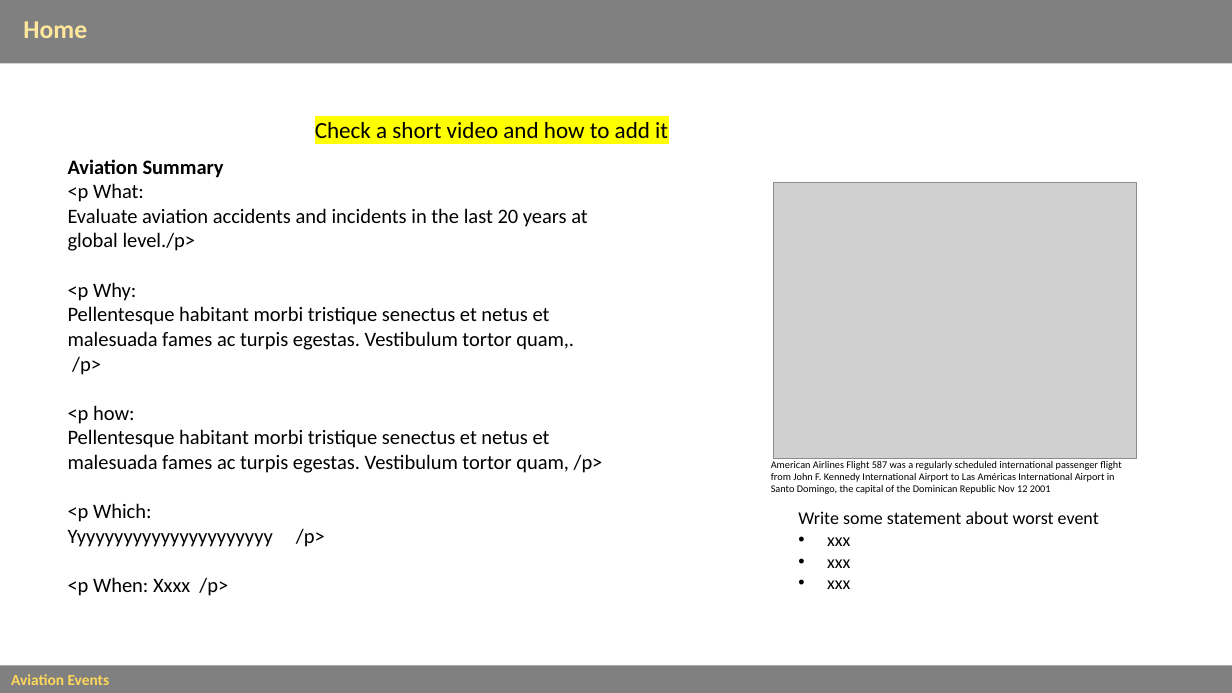
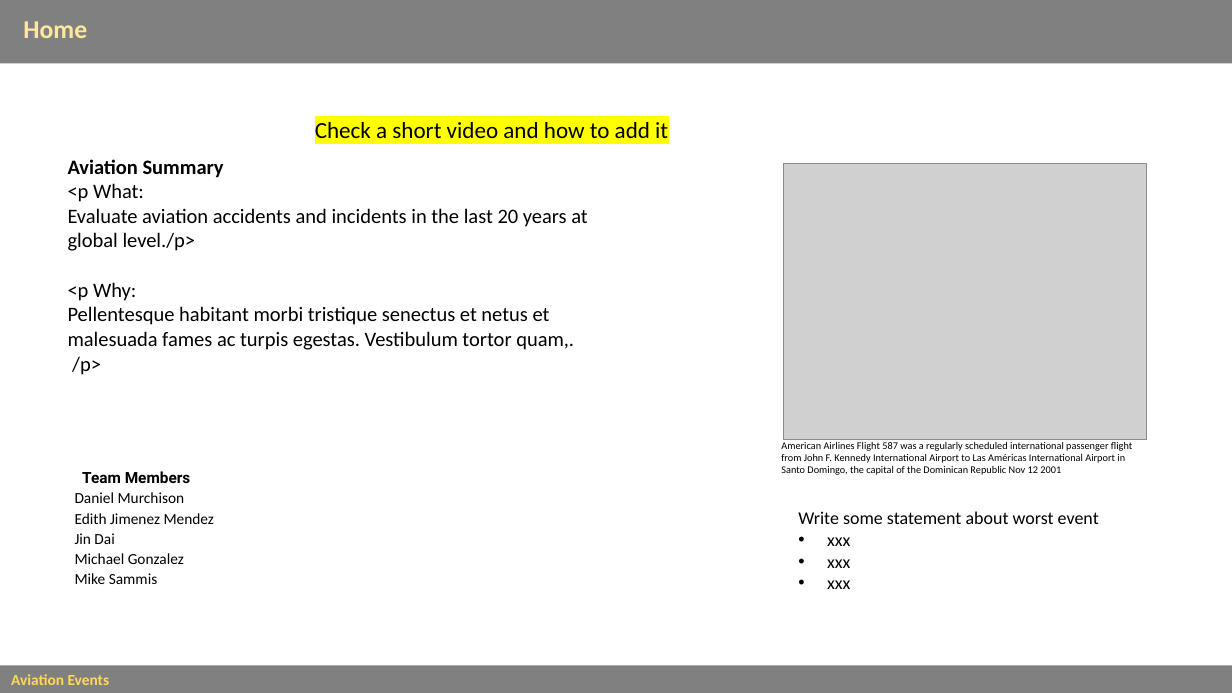
Before and after one commit to nukemecha/aviation-project, a slide deck: slide 1 of Slides/html_Aviation Events.pptx. Drawn at 1232x693 pixels with LibreOffice and Linux fonts; fonts in the diff are those of the drawing; grey boxes stand for pictures. Boxes give left, top, right and bottom in pixels: in the first picture for what was removed or moved away, otherwise in the second. Text is boxed around its words. In the diff, an @@ line names an element or a change of style, - is before the commit and + after.

```diff
--- a/Slides/html_Aviation Events.pptx
+++ b/Slides/html_Aviation Events.pptx
@@ picture: place and size @@
-picture at (774, 182, 1137, 458)
+picture at (784, 164, 1147, 440)
@@ text at (68, 405, 603, 596): paragraphs removed @@
-<p how:
-Pellentesque habitant morbi tristique senectus et netus et malesuada fames ac turpis egestas. Vestibulum tortor quam, /p>
-<p Which:
-Yyyyyyyyyyyyyyyyyyyyyy /p>
-<p When: Xxxx /p>
@@ text "American Airlines Flight 587 was ...": place and size @@
-text "American Airlines Flight 587 was ..." at (771, 461, 1121, 494)
+text "American Airlines Flight 587 was ..." at (781, 442, 1132, 475)
@@ table added at (74, 468, 271, 589), 6 rows, 1 columns @@
+Team Members
+Daniel Murchison
+Edith Jimenez Mendez
+Jin Dai
+Michael Gonzalez
+Mike Sammis
```
Also in this commit, not shown: 3 other slides changed, 1 slide added.
